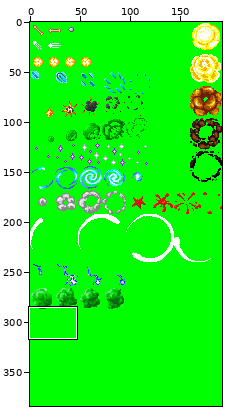
Sprite sheet: res/tilesets/item_effects.png. The first picture is a wide view before the edit; the outline marks the close-up.
Close-up. Before the commit:
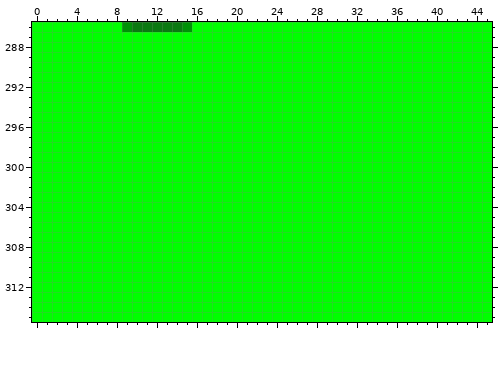
The file is 192x384 pixels. Colours within 5 levels of each other are drawn and written as one. Shown: x 0..45, y 286..315.
Now the later version:
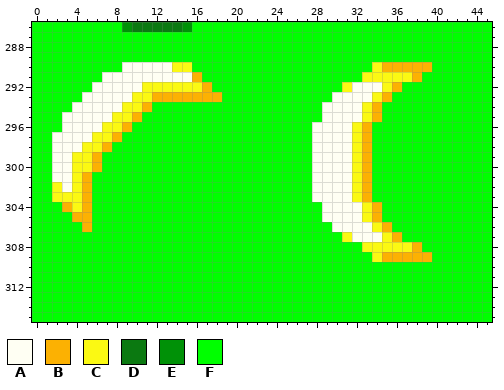
Palette (. is transparent): A #fffff3  B #fcb102  C #fbf913  D #0b7911  E #009107  F #00ff00
The edit:
y 290: x 9..15 FFFFFFF -> AAAAACC; x 34..39 FFFFFF -> CBBBBB
y 291: x 7..16 FFFFFFFFFF -> AAAAAAAAAB; x 33..38 FFFFFF -> CCCCCB
y 292: x 6..17 FFFFFFFFFFFF -> AAAAACCCCCCB; x 31..36 FFFFFF -> CAAACB
y 293: x 5..18 FFFFFFFFFFFFFF -> AAAAACCBBBBBBB; x 30..35 FFFFFF -> AAAACB
y 294: x 4..11 FFFFFFFF -> AAAAACCB; x 29..34 FFFFFF -> AAAACB
y 295: x 3..10 FFFFFFFF -> AAAAACCB; x 29..34 FFFFFF -> AAAACB
y 296: x 3..9 FFFFFFF -> AAAACCB; x 28..33 FFFFFF -> AAAACB
y 297: x 2..8 FFFFFFF -> AAAACCB; x 28..33 FFFFFF -> AAAACB
y 298: x 2..7 FFFFFF -> AAACCB; x 28..33 FFFFFF -> AAAACB
y 299..300: x 2..6 FFFFF -> AACCB; x 28..33 FFFFFF -> AAAACB
y 301: x 2..5 FFFF -> AACB; x 28..33 FFFFFF -> AAAACB
y 302: x 2..5 FFFF -> CACB; x 28..33 FFFFFF -> AAAACB
y 303: x 2..5 FFFF -> CCCB; x 28..33 FFFFFF -> AAAACB
y 304: x 3..5 FFF -> BCB; x 29..34 FFFFFF -> AAAACB
y 305: x 4..5 FF -> BB; x 29..34 FFFFFF -> AAAACB
y 306: x 5 F -> B; x 30..35 FFFFFF -> AAAACB
y 307: x 31..36 FFFFFF -> CAAACB
y 308: x 33..38 FFFFFF -> CCCCCB
y 309: x 34..39 FFFFFF -> CBBBBB
Pixel boxes of the changes (left, top, right, bottom) in both close-ups:
changed: (52, 62, 222, 232)
changed: (312, 62, 432, 262)
